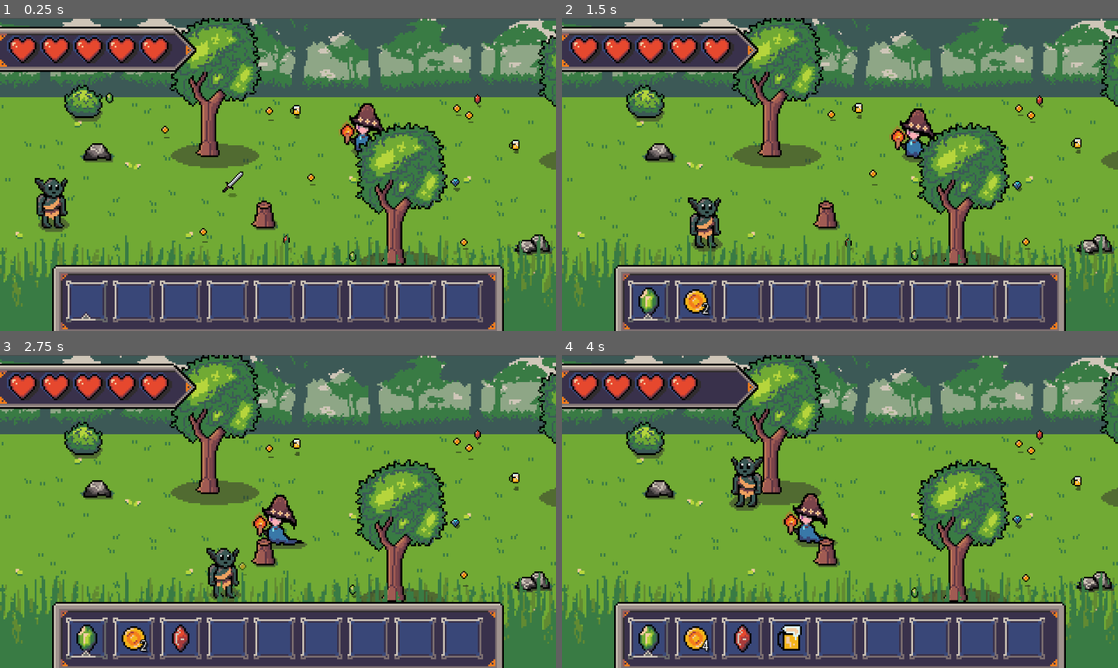
Above: before the commit, frames 1-4 (two rows, left to right).
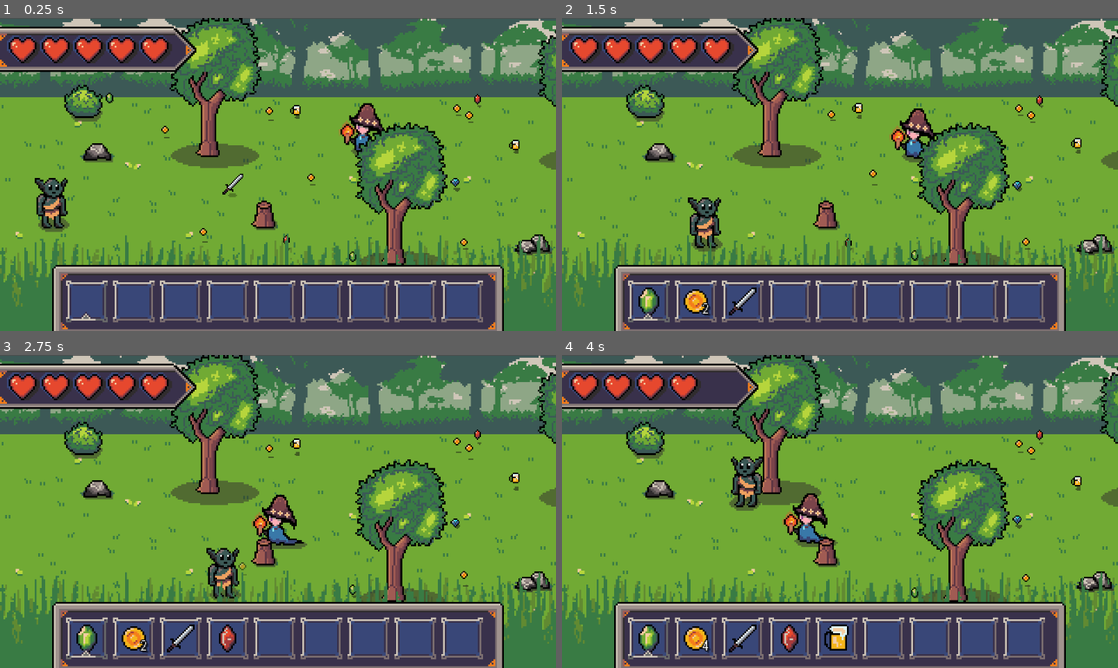
Above: after the commit, the same moments.

Repository: youkergav/Loot-Goblin
Game: Godot game, scene res://scenes/main.tscn
Same seed, same stepped clock (60 frames per second), same inputs: the game is played once before the commit and once after it.
Inputs:
- Up to frame 1 (0.25 s): no input
- Up to frame 2 (1.5 s): hold Right (ui_right) 0.53-1.28 s; hold Down (ui_down) from 1.28 s (still down)
- Up to frame 3 (2.75 s): release Down (ui_down) at 2.03 s; hold Right (ui_right) from 2.03 s (still down)
- Up to frame 4 (4 s): release Right (ui_right) at 2.78 s; hold Up (ui_up) 2.78-3.53 s; hold Left (ui_left) from 3.53 s (still down)

The runs differ from the first frame. In frame 1, 0.1% of the frame differs, in the area x 40-44%, y 48-57%; in frame 2, 0.1%; in frame 3, 0.5%; in frame 4, 0.9%, in the area x 30-52%, y 86-96%.
Error before the commit: Invalid access to property or key 'is_stackable' on a base object of type 'Nil'. (res://scripts/hotbar.gd:22)

Commit message:
setup file rigging for new structure

Diff:
--- a/resources/items/item_shield.tres
+++ b/resources/items/item_shield.tres
@@ -1,6 +1,7 @@
-[gd_resource type="Resource" script_class="ItemData" load_steps=4 format=3 uid="uid://cl6kob1u26wxn"]
+[gd_resource type="Resource" script_class="ItemData" load_steps=4 format=3 uid="uid://dl5gkoj4fndrt"]
 
 [ext_resource type="Texture2D" uid="uid://cpxdjth86yucu" path="res://sprites/icons/icon_shield.png" id="1_5c3mg"]
+[ext_resource type="PackedScene" uid="uid://c6csnw2f4dxu2" path="res://scenes/packed/equipment/sword.tscn" id="1_gr8kg"]
 [ext_resource type="Script" uid="uid://bw1c3cg2tfuvh" path="res://scripts/items/item_data.gd" id="2_rum2y"]
 
 [resource]
@@ -8,7 +9,7 @@
 item_name = "Shield"
 world_item_path = "uid://6vc7d5uy7bq"
 icon = ExtResource("1_5c3mg")
-color = Color(0, 0.20392157, 0.63529414, 1)
+color = Color(0.28660044, 0.3381555, 1, 1)
 is_equippable = true
 equipment_scene = ExtResource("1_gr8kg")
 metadata/_custom_type_script = "uid://bw1c3cg2tfuvh"
--- a/resources/items/item_sword.tres
+++ b/resources/items/item_sword.tres
@@ -1,6 +1,7 @@
-[gd_resource type="Resource" script_class="ItemData" load_steps=4 format=3 uid="uid://bf1cpvg7e8f65"]
+[gd_resource type="Resource" script_class="ItemData" load_steps=4 format=3 uid="uid://bw6pgok3utbjt"]
 
 [ext_resource type="Texture2D" uid="uid://1v141y6mn52y" path="res://sprites/icons/icon_sword.png" id="1_nplpj"]
+[ext_resource type="PackedScene" uid="uid://c6csnw2f4dxu2" path="res://scenes/packed/equipment/sword.tscn" id="1_nxgm5"]
 [ext_resource type="Script" uid="uid://bw1c3cg2tfuvh" path="res://scripts/items/item_data.gd" id="2_1hcy5"]
 
 [resource]
@@ -8,7 +9,7 @@
 item_name = "Sword"
 world_item_path = "uid://o0culj7s2jts"
 icon = ExtResource("1_nplpj")
-color = Color(0.50980395, 0, 0.06666667, 1)
+color = Color(1, 0, 0, 1)
 is_equippable = true
 equipment_scene = ExtResource("1_nxgm5")
 metadata/_custom_type_script = "uid://bw1c3cg2tfuvh"
--- a/resources/items/item_wand.tres
+++ b/resources/items/item_wand.tres
@@ -1,6 +1,7 @@
-[gd_resource type="Resource" script_class="ItemData" load_steps=3 format=3 uid="uid://bqy1sphd1sgpa"]
+[gd_resource type="Resource" script_class="ItemData" load_steps=4 format=3 uid="uid://bqy1sphd1sgpa"]
 
 [ext_resource type="Texture2D" uid="uid://c8y2gtf06mm5v" path="res://sprites/icons/icon_wand.png" id="1_ifme4"]
+[ext_resource type="PackedScene" uid="uid://c6csnw2f4dxu2" path="res://scenes/packed/equipment/sword.tscn" id="1_r1yhl"]
 [ext_resource type="Script" uid="uid://bw1c3cg2tfuvh" path="res://scripts/items/item_data.gd" id="2_r1yhl"]
 
 [resource]
@@ -10,4 +11,5 @@
 icon = ExtResource("1_ifme4")
 color = Color(0, 0.32214928, 0.08686937, 1)
 is_equippable = true
+equipment_scene = ExtResource("1_r1yhl")
 metadata/_custom_type_script = "uid://bw1c3cg2tfuvh"
--- a/scenes/packed/equipment/shield.tscn
+++ /dev/null
@@ -1,25 +0,0 @@
-[gd_scene load_steps=4 format=3 uid="uid://bab2h8cb5hp4v"]
-
-[ext_resource type="Script" path="res://scripts/equipment/shield.gd" id="1_1ujya"]
-
-[sub_resource type="CircleShape2D" id="CircleShape2D_45n2i"]
-radius = 5.0
-
-[sub_resource type="CircleShape2D" id="CircleShape2D_0uiwq"]
-
-[node name="Sword" type="Node2D"]
-script = ExtResource("1_1ujya")
-
-[node name="HitBoxTrigger" type="Area2D" parent="."]
-
-[node name="CollisionShape2D" type="CollisionShape2D" parent="HitBoxTrigger"]
-shape = SubResource("CircleShape2D_45n2i")
-debug_color = Color(0.99999994, 0.787403, 0.530571, 0.41960785)
-
-[node name="HitBox" type="Area2D" parent="."]
-
-[node name="CollisionShape2D" type="CollisionShape2D" parent="HitBox"]
-shape = SubResource("CircleShape2D_0uiwq")
-debug_color = Color(0.72022635, 0, 0.1634739, 0.15686275)
-
-[connection signal="area_entered" from="HitBoxTrigger" to="." method="_on_hit_box_trigger_area_entered"]
--- a/scenes/packed/equipment/sword.tscn
+++ b/scenes/packed/equipment/sword.tscn
@@ -3,9 +3,10 @@
 [ext_resource type="Script" uid="uid://iejt25evlj6n" path="res://scripts/equipment/sword.gd" id="1_0uiwq"]
 
 [sub_resource type="CircleShape2D" id="CircleShape2D_45n2i"]
-radius = 5.0
+radius = 25.0
 
 [sub_resource type="CircleShape2D" id="CircleShape2D_0uiwq"]
+radius = 48.0
 
 [node name="Sword" type="Node2D"]
 script = ExtResource("1_0uiwq")
--- a/scenes/packed/items/item_shield.tscn
+++ b/scenes/packed/items/item_shield.tscn
@@ -23,7 +23,7 @@
 
 [node name="Sprite" type="Sprite2D" parent="."]
 texture_filter = 1
-position = Vector2(0, -8.795391)
+position = Vector2(0, -9.933542)
 texture = ExtResource("4_pdav5")
 offset = Vector2(1.5, -2.5)
 
--- a/scenes/packed/items/item_sword.tscn
+++ b/scenes/packed/items/item_sword.tscn
@@ -23,7 +23,7 @@
 
 [node name="Sprite" type="Sprite2D" parent="."]
 texture_filter = 1
-position = Vector2(0, -6.7042575)
+position = Vector2(0, -5.0876164)
 texture = ExtResource("4_vbb4y")
 offset = Vector2(1.5, -3)
 
--- a/scripts/characters/character.gd
+++ b/scripts/characters/character.gd
@@ -8,9 +8,6 @@
 
 @export_group("Health")
 @export var health_max: int = 5
-
-@export_group("Scene")
-@export var world_item_scene: PackedScene
 
 @onready var world = get_tree().get_first_node_in_group("world")
 
@@ -62,6 +59,7 @@
     print("Spawning item off char")
     print(world_item_data)
     # Create the world item
+    var world_item_scene = load(world_item_data.world_item_path)
     var new_item = world_item_scene.instantiate()
     new_item.item_data = world_item_data
     new_item.global_position = item_position
--- a/scripts/characters/player.gd
+++ b/scripts/characters/player.gd
@@ -12,8 +12,6 @@
 @onready var sprite: Sprite2D = $Sprites/Body
 @onready var hotbar: Hotbar = get_tree().get_first_node_in_group("hotbar")
 @onready var hurtbox: Area2D = $HurtBox
-@onready var worldDropZone: Control = $"../../UI/WorldDropZone"
-@onready var camera = get_tree().get_first_node_in_group("camera")
 
 var magnet_attracted_items: Array = []
 
--- a/scripts/equipment/sword.gd
+++ b/scripts/equipment/sword.gd
@@ -11,7 +11,7 @@
 func attack() -> void:
     #check hitbox for collisions
     var hit_counter = 0
-    for area in hitBoxTrigger.get_overlapping_areas():
+    for area in hitBox.get_overlapping_areas():
         if area.is_in_group("hurtbox_enemy"):
             area.get_parent().take_damage()
             hit_counter += 1
@@ -19,7 +19,7 @@
         self.get_parent().drop_equipped_item()
 
 func is_trigger_active() -> bool:
-    for area in hitBox.get_overlapping_areas():
+    for area in hitBoxTrigger.get_overlapping_areas():
         if area.is_in_group("hurtbox_enemy"):
             return true
     return false
Not shown: 1 places in scenes/packed/items/item_shield.tscn that only renumber resources
Not shown: 1 places in scenes/packed/items/item_sword.tscn that only renumber resources
